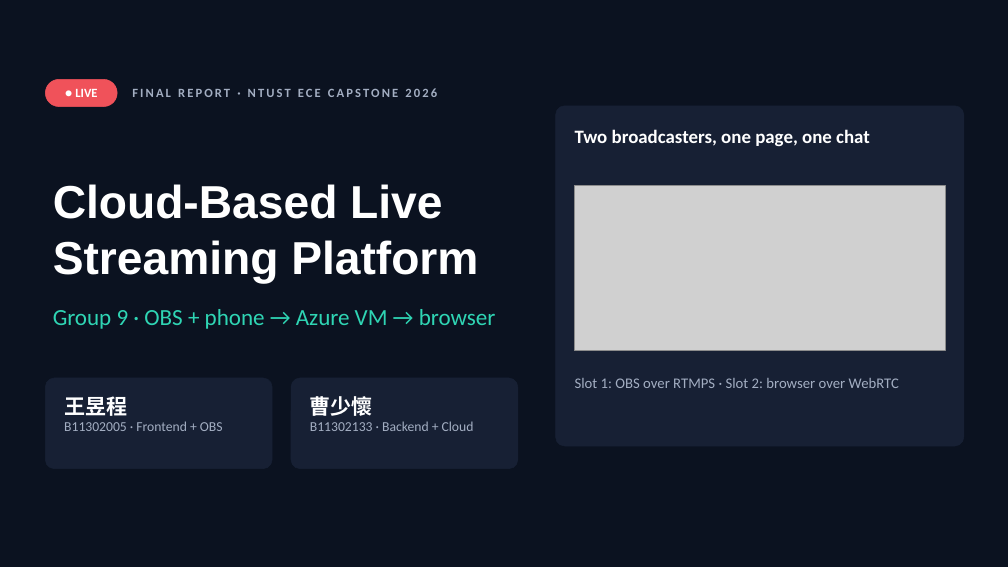
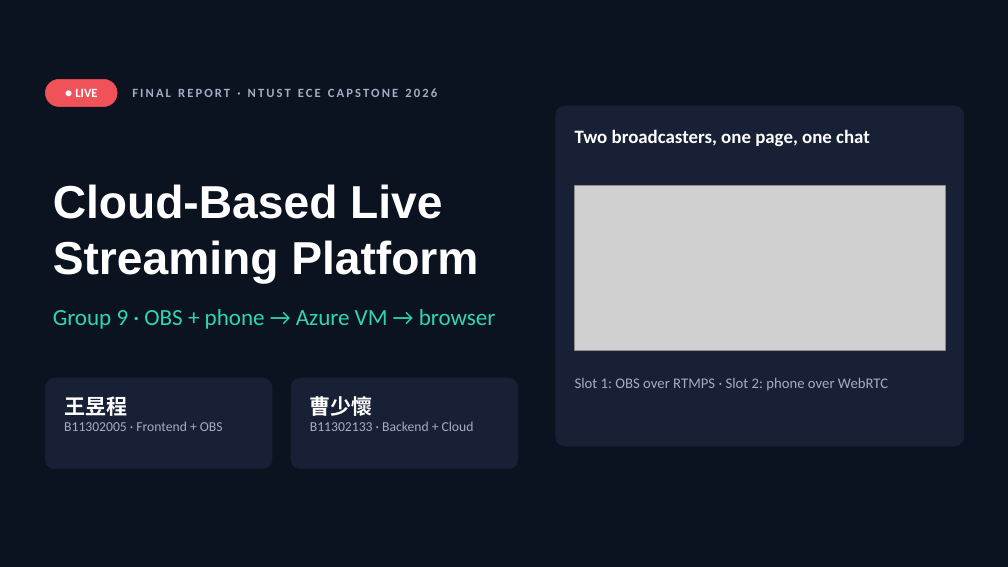
Before and after one commit to yycc0112299/live_streaming, a slide deck: slide 1 of docs/final-report/Group 9.pptx. Drawn at 1008x567 pixels with LibreOffice and Linux fonts; fonts in the diff are those of the drawing; grey boxes stand for pictures. Boxes give left, top, right and bottom in pixels: in the first picture for what was removed or moved away, otherwise in the second. Text is boxed around its words. In the diff, an @@ line names an element or a change of style, - is before the commit and + after.

```diff
--- a/docs/final-report/Group 9.pptx
+++ b/docs/final-report/Group 9.pptx
@@ text at bbox=[575, 378, 888, 390]: text changed @@
-Slot 1: OBS over RTMPS · Slot 2: browser over WebRTC
+Slot 1: OBS over RTMPS · Slot 2: phone over WebRTC
```
Also in this commit, not shown: 1 other slide changed, 3 other files.
